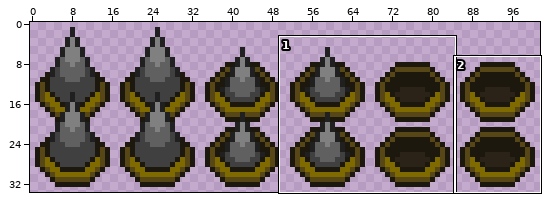
Two versions of one sprite sheet, res/Themes/Temple/Spikes.png. The first picture is a wide view before the edit; the outline marks the close-up.
Close-up. The starting point:
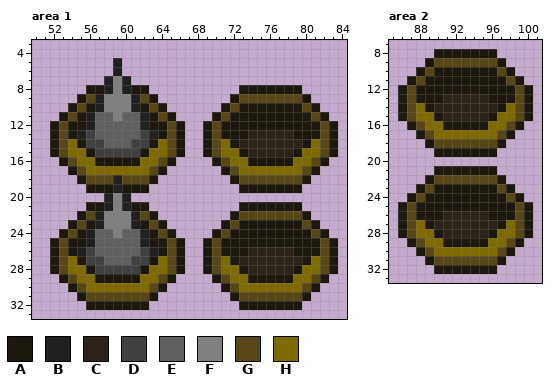
The file is 102x34 pixels. Colours within 5 levels of each other are drawn and written as one. Shown: area 1: x 50..84, y 3..33; area 2: x 85..101, y 7..33. The commit also changed other parts of the picture, which this record leaves out.
Palette (. is transparent): A #1c180d  B #202020  C #2b2317  D #404040  E #606060  F #808080  G #574717  H #7f6a00
After:
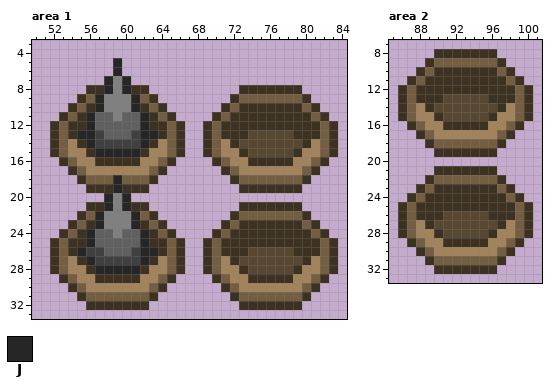
Colours new in this view: J #262626
What changed:
@@ palette @@
-A #1c180d
+A #3d3122
-C #2b2317
+C #584832
-G #574717
+G #745e42
-H #7f6a00
+H #a3835c
--- area 1
@@ x 53..65 @@
  4 .............
- 5 ......B......
- 6 ......B......
- 7 .....BFB.....
- 8 ...AABFBAA...
- 9 ..AGBFFFBGA..
-10 .AGABFFFBAGA.
-11 AGABEEFEEBAGA
-12 GAABEEEEEBAAG
-13 GABDEEEEEDBAG
-14 GHADDEEEDDAHG
-15 GHHADDDDDAHHG
+ 5 ......J......
+ 6 ......J......
+ 7 .....JFJ.....
+ 8 ...AAJFJAA...
+ 9 ..AGJFFFJGA..
+10 .AGAJFFFJAGA.
+11 AGAJEEFEEJAGA
+12 GAAJEEEEEJAAG
+13 GAJJDEEEDJJAG
+14 GHAJDDDDDJAHG
+15 GHHAJJJJJAHHG
 16 AGHHAAAAAHHGA
 17 .AGHHHHHHHGA.
-18 ..AGGGBGGGA..
-19 ...AAABAAA...
-20 .....BFB.....
-21 ...AABFBAA...
-22 ..AGBFFFBGA..
-23 .AGABFFFBAGA.
-24 AGABEEFEEBAGA
-25 GAABEEEEEBAAG
-26 GABDEEEEEDBAG
-27 GHADDEEEDDAHG
-28 GHHADDDDDAHHG
+18 ..AGGGJGGGA..
+19 ...AAAJAAA...
+20 .....JFJ.....
+21 ...AAJFJAA...
+22 ..AGJFFFJGA..
+23 .AGAJFFFJAGA.
+24 AGAJEEFEEJAGA
+25 GAAJEEEEEJAAG
+26 GAJDDEEEDJJAG
+27 GHAJDDDDDJAHG
+28 GHHAJJJJJAHHG
 29 AGHHAAAAAHHGA
Where, in picture pixels (left, top, right, bottom), the same in both close-ups:
changed: (50, 58, 338, 310)
changed: (398, 49, 533, 274)
